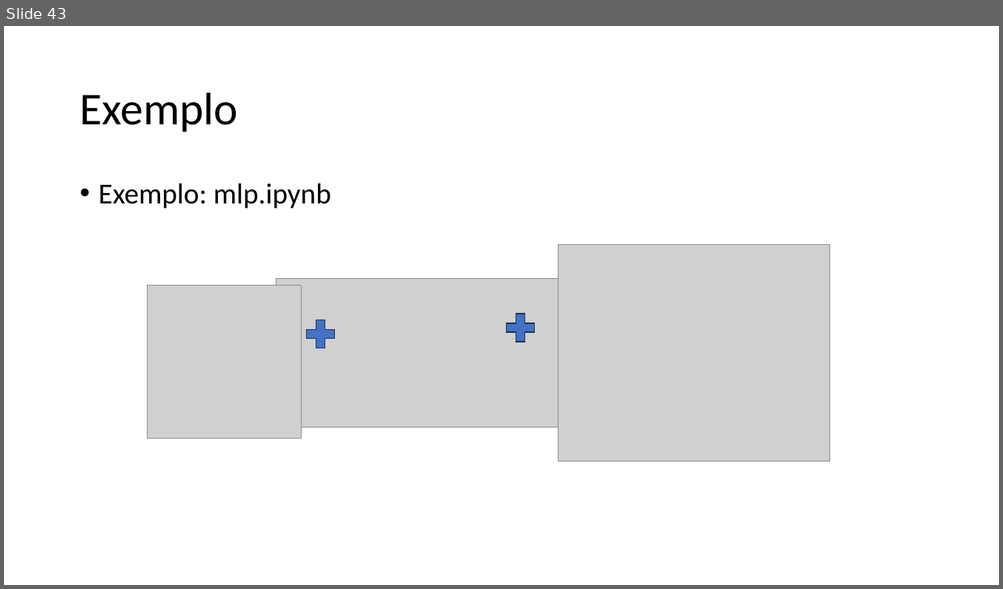
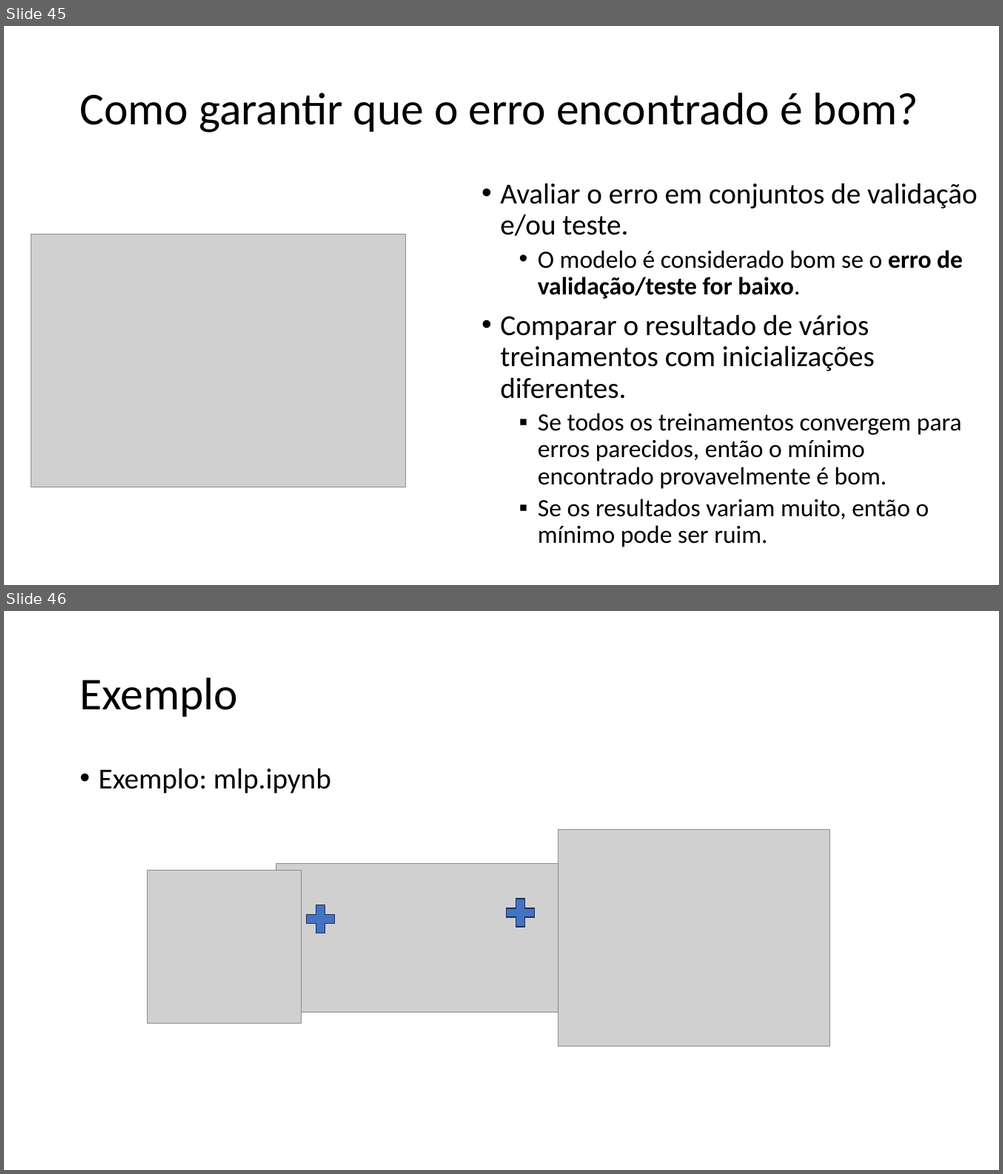
Before and after one commit to zz4fap/c24_inteligencia_artificial, a slide deck: slides/C24_MLP.pptx. Shown one above the other, each under a label of ours: slide 43 before the commit, slides 45 and 46 after it. The pictures are 1003x589 and 1003x1174 pixels, drawn with LibreOffice and Linux fonts; fonts in the diff are those of the drawing; grey boxes stand for pictures. Boxes give left, top, right and bottom in pixels: in the first picture for what was removed or moved away, otherwise in the second. Text is boxed around its words. In the diff, an @@ line names an element or a change of style, - is before the commit and + after.

```diff
--- a/slides/C24_MLP.pptx
+++ b/slides/C24_MLP.pptx
@@ slide 45 added at (4, 26, 999, 585), background #FFFFFF @@
@@ title added at (79, 93, 919, 133), 44 pt, text #000000 @@
+Como garantir que o erro encontrado é bom?
@@ text added at (500, 183, 977, 548), 24 pt, text #000000 @@
+• Avaliar o erro em conjuntos de validação e/ou teste.
+  • O modelo é considerado bom se o erro de validação/teste for baixo.
+• Comparar o resultado de vários treinamentos com inicializações diferentes.
+  ▪ Se todos os treinamentos convergem para erros parecidos, então o mínimo encontrado provavelmente é bom.
+  ▪ Se os resultados variam muito, então o mínimo pode ser ruim.
@@ picture added at (31, 235, 404, 488) @@
@@ what was slide 43 is now slide 46 @@
```
Also in this commit, not shown: 5 other slides added.
